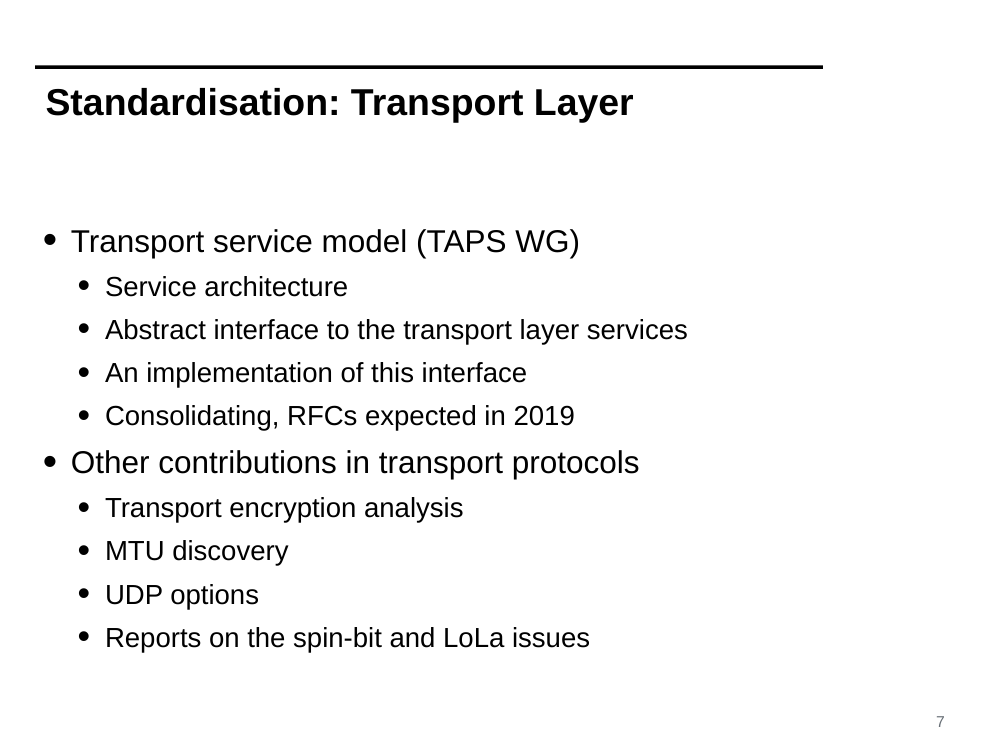
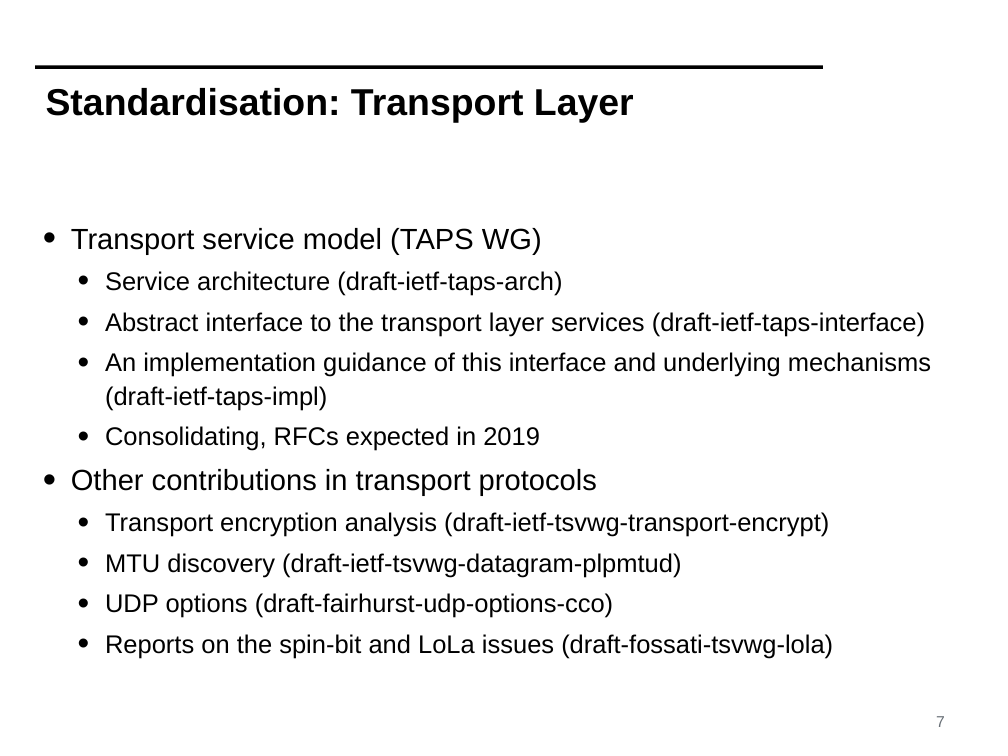
Before and after one commit to mami-project/roadshows, a slide deck: slide 7 of review3-brussels/WP4-ReviewFinal.pptx. Drawn at 1008x756 pixels with LibreOffice and Linux fonts; fonts in the diff are those of the drawing; background and template pictures are left out. Boxes give left, top, right and bottom in pixels: in the first picture for what was removed or moved away, otherwise in the second. Text is boxed around its words. In the diff, an @@ line names an element or a change of style, - is before the commit and + after.

Commit message:
wording edits by Mirja

```diff
--- a/review3-brussels/WP4-ReviewFinal.pptx
+++ b/review3-brussels/WP4-ReviewFinal.pptx
@@ text at [71, 228, 597, 496]: size 32 to 29.6 pt in "Transport service model (TAPS WG)", "Other contributions in transport protocols"; size 28 to 25.9 pt in "Consolidating, RFCs expected in 2019" @@
@@ text at [105, 271, 931, 410]: text changed; size 28 to 25.9 pt @@
-  • Service architecture
-  • Abstract interface to the transport layer services
-  • An implementation of this interface
+  • Service architecture (draft-ietf-taps-arch)
+  • Abstract interface to the transport layer services (draft-ietf-taps-interface)
+  • An implementation guidance of this interface and underlying mechanisms (draft-ietf-taps-impl)
@@ text at [105, 512, 833, 658]: text changed; size 28 to 25.9 pt @@
-  • Transport encryption analysis
-  • MTU discovery
-  • UDP options
-  • Reports on the spin-bit and LoLa issues
+  • Transport encryption analysis (draft-ietf-tsvwg-transport-encrypt)
+  • MTU discovery (draft-ietf-tsvwg-datagram-plpmtud)
+  • UDP options (draft-fairhurst-udp-options-cco)
+  • Reports on the spin-bit and LoLa issues (draft-fossati-tsvwg-lola)
```
Also in this commit, not shown: 9 other slides changed.
